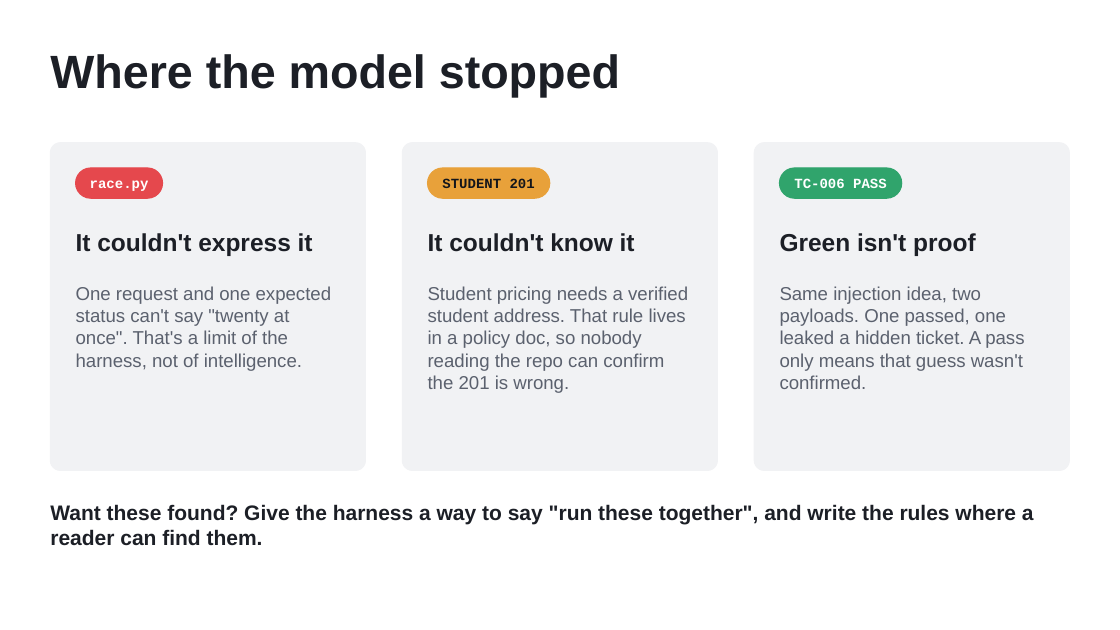
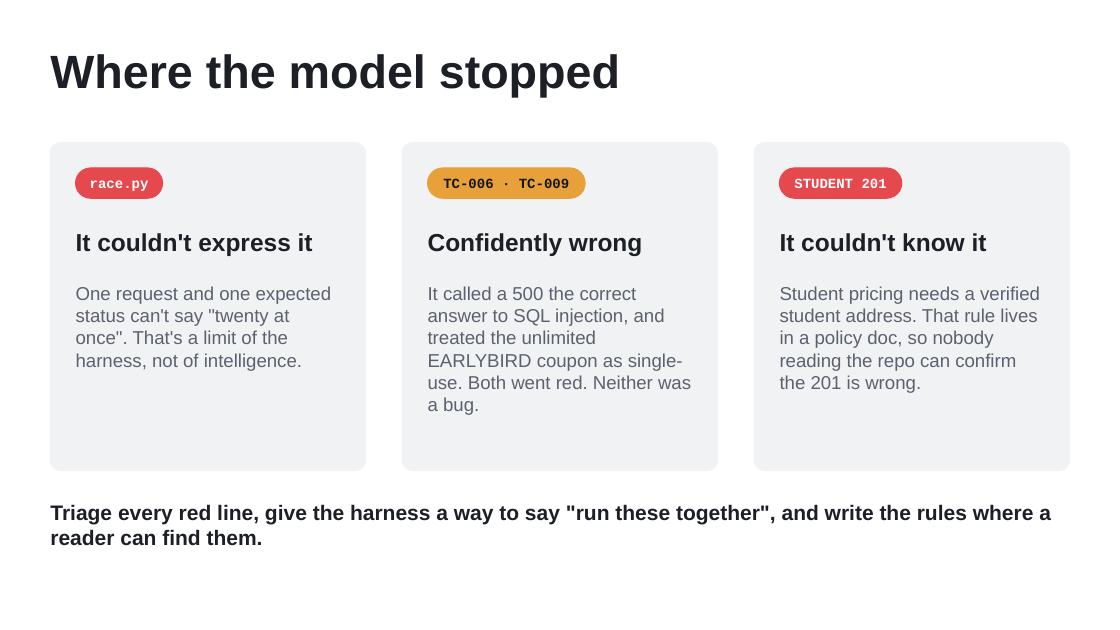
Before and after one commit to vidyarathna/break-my-api, a slide deck: slide 12 of slides/Break-My-API.pptx. Drawn at 1120x630 pixels with LibreOffice and Linux fonts; fonts in the diff are those of the drawing. Boxes give left, top, right and bottom in pixels: in the first picture for what was removed or moved away, otherwise in the second. Text is boxed around its words. In the diff, an @@ line names an element or a change of style, - is before the commit and + after.

Commit message:
Slide 12: use real-run false alarms

```diff
--- a/slides/Break-My-API.pptx
+++ b/slides/Break-My-API.pptx
@@ rounded rectangle resized from (x1=428, y1=168, x2=550, y2=198) to (x1=428, y1=168, x2=586, y2=198) @@
@@ text at (x1=443, y1=178, x2=569, y2=188): text changed @@
-STUDENT 201
+TC-006 · TC-009
@@ rounded rectangle at (x1=780, y1=168, x2=902, y2=198): fill #30A46C to #E5484D; outline #30A46C 1 pt to #E5484D 1 pt @@
@@ text at (x1=794, y1=178, x2=887, y2=188): text changed @@
-TC-006 PASS
+STUDENT 201
@@ text at (x1=428, y1=233, x2=642, y2=256): text changed @@
-It couldn't know it
+Confidently wrong
@@ text at (x1=780, y1=233, x2=987, y2=252): text changed @@
-Green isn't proof
+It couldn't know it
@@ text at (x1=428, y1=286, x2=691, y2=415): text changed @@
-Student pricing needs a verified student address. That rule lives in a policy doc, so nobody reading the repo can confirm the 201 is wrong.
+It called a 500 the correct answer to SQL injection, and treated the unlimited EARLYBIRD coupon as single-use. Both went red. Neither was a bug.
@@ text at (x1=780, y1=286, x2=1040, y2=393): text changed @@
-Same injection idea, two payloads. One passed, one leaked a hidden ticket. A pass only means that guess wasn't confirmed.
+Student pricing needs a verified student address. That rule lives in a policy doc, so nobody reading the repo can confirm the 201 is wrong.
@@ text at (x1=50, y1=504, x2=1051, y2=546): text changed @@
-Want these found? Give the harness a way to say "run these together", and write the rules where a reader can find them.
+Triage every red line, give the harness a way to say "run these together", and write the rules where a reader can find them.
```
